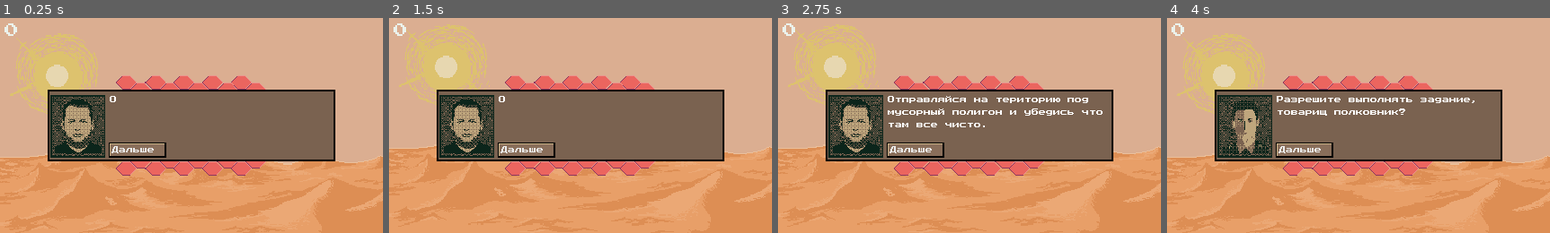
Above: before the commit, frames 1-4 (left to right).
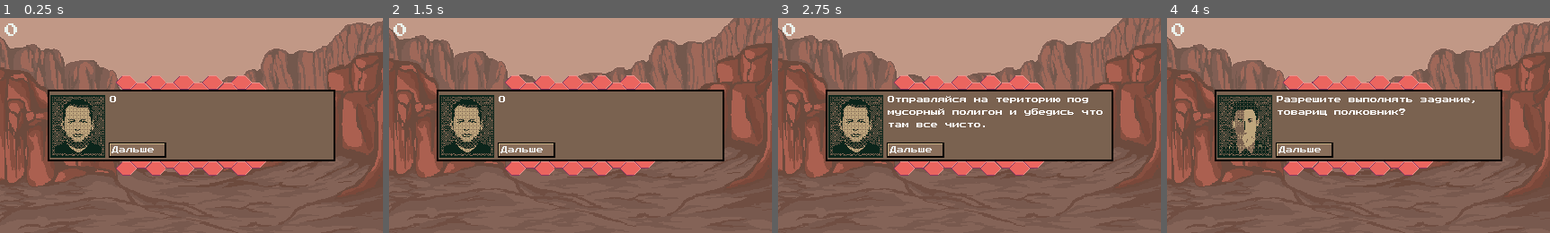
Above: after the commit, the same moments.

Repository: vitalya-dev/Frank
Game: Godot game, scene res://Scenes/Level_2/Level_2.tscn
Same seed, same stepped clock (60 frames per second), same inputs: the game is played once before the commit and once after it. This scene is started directly instead of the project's main scene. Sound files missing from this copy of the repository are replaced by a short silence.
Inputs (mouse positions are in pixels of both pictures, inside the frame that each line leads up to):
- Up to frame 1 (0.25 s): no input
- Up to frame 2 (1.5 s): click "Дальше" at 0.5 s; click "Дальше" at 1.25 s
- Up to frame 3 (2.75 s): click "Дальше" at 2 s
- Up to frame 4 (4 s): tap Enter at 2.75 s; move the mouse to (1293, 82) at 2.77 s; click (1293, 82) at 2.92 s; tap Space at 3.5 s; move the mouse to (1324, 82) at 3.52 s; click (1324, 82) at 3.67 s

The runs differ from the first frame. In frame 1, 71% of the frame differs, in the area x 0-100%, y 0-100%; in frame 2, 71%; in frame 3, 71%; in frame 4, 71%.

Commit message:
Working Working Working.

Diff:
--- a/Scenes/Level_0/Level_0.gd
+++ b/Scenes/Level_0/Level_0.gd
@@ -27,7 +27,7 @@
 
 # Called when the node enters the scene tree for the first time.
 func _ready():
-	music = preload("res://Assets/Sounds/Gravity Falls Opening (8-Bit Remix)-54452827.mp3")
+	music = [preload("res://Assets/Sounds/Gravity Falls Opening (8-Bit Remix)-54452827.mp3")]
 	mines = 2
 	bg_frame = 0
 	_start_level()
--- a/Scenes/Level_2/Level_2.gd
+++ b/Scenes/Level_2/Level_2.gd
@@ -39,7 +39,7 @@
 func _ready():
 	music = [preload("res://Assets/Sounds/8 Bit Adventure.mp3"), preload("res://Assets/Sounds/Algar - Demomans Adventure-204087543.mp3")]
 	mines = 5
-	bg_frame = 1
+	bg_frame = 2
 	_start_level()
 
 func _mission(part):
--- a/Scenes/Level_3/Level_3.gd
+++ b/Scenes/Level_3/Level_3.gd
@@ -44,7 +44,7 @@
 		preload("res://Assets/Sounds/Bounty Battle - Animated Trailer theme-892202470.mp3")
 	]
 	mines = 5
-	bg_frame = 2
+	bg_frame = 3
 	_start_level()
 
 func _mission(part):
--- a/Scenes/Level_4/Level_4.gd
+++ b/Scenes/Level_4/Level_4.gd
@@ -39,7 +39,7 @@
 		preload("res://Assets/Sounds/Chiptune-148861894.mp3")
 	]
 	mines = 5
-	bg_frame = 3
+	bg_frame = 4
 	_start_level()
 
 func _mission(part):
